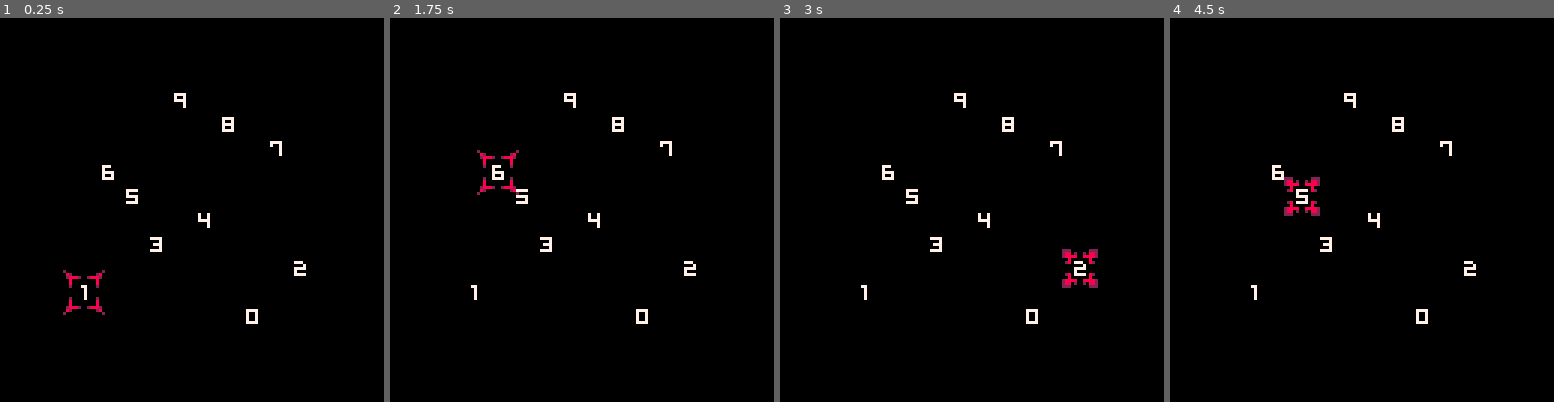
Above: before the commit, frames 1-4 (left to right).
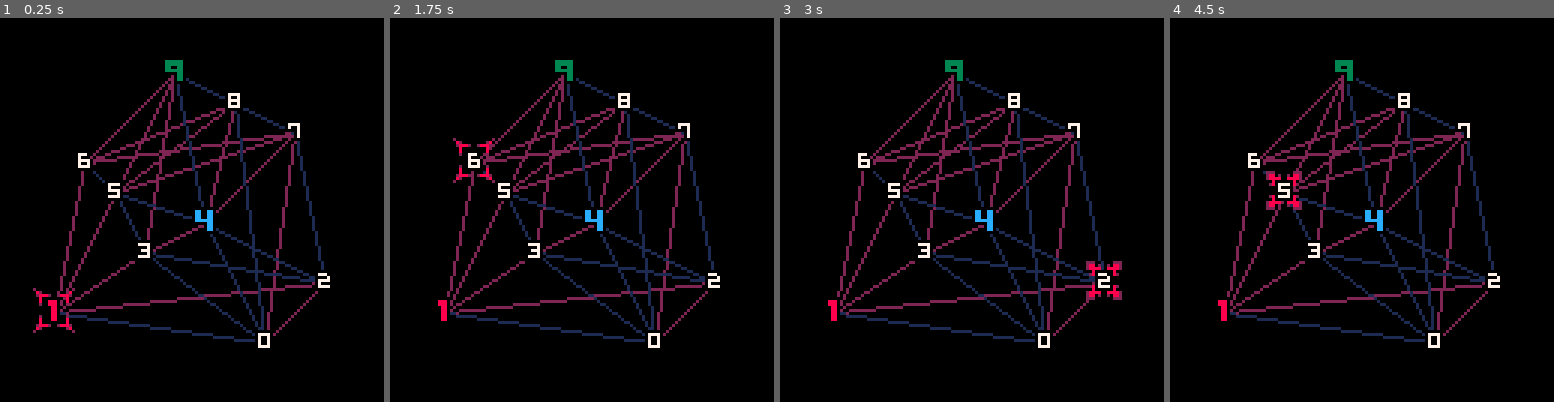
Above: after the commit, the same moments.

Repository: kisonecat/quarder
Game: PICO-8 cartridge fouro.p8
Two runs of this game, one before a commit and one after it. Both use one fixed random seed, a clock stepped at 60 frames per second and the inputs below.
Inputs:
- Up to frame 1 (0.25 s): no input
- Up to frame 2 (1.75 s): hold Right from 1.6 s (still down)
- Up to frame 3 (3 s): release Right at 2.1 s; hold Up 2.15-2.42 s; hold Right from 2.47 s (still down)
- Up to frame 4 (4.5 s): release Right at 3.03 s; hold Left 3.08-3.58 s; hold Down 3.63-3.97 s; hold Right from 4.02 s (still down)

The runs differ from the first frame. In frame 1, 8.5% of the frame differs, in the area x 8-86%, y 10-86%; in frame 2, 8.5%; in frame 3, 8.7%, in the area x 12-90%, y 10-86%; in frame 4, 8.6%.

Commit message:
bolded cards

Diff:
--- a/fouro.p8
+++ b/fouro.p8
@@ -8,11 +8,23 @@
 last_beat = 0
 
 labels = {}
+bolded = {}
 cards = {}
 
+selected = {}
+for i=1, 10 do
+   selected[i] = 0
+end
+selected[1] = 1
+selected[5] = 2
+selected[6] = 3
+
+color_order = { 8, 3, 12}
+
 function _init()
    for i=1, 10 do
       labels[i] = 48 + i - 1
+      bolded[i] = 48 - 16 + i - 1
    end
 
    shuffle()
@@ -82,22 +94,74 @@
    end
 end
 
-margin = (128 - 80) / 2
+tile_size = 10
+
+margin = (128 - tile_size * 10) / 2
 
 function board_x(x)
-   return (x-1)*8 + margin
+   return (x-1)*tile_size + margin
 end
 
 function board_y(y)
-   return 128 - 8 - ((y-1)*8 + margin)
+   return 128 - tile_size - ((y-1)*tile_size + margin)
+end
+
+function draw_edges(sense, color)
+   for i=1, 10 do
+      local ci = cards[i]
+      local xi = board_x(i) + 4
+      local yi = board_y(ci) + 4
+      for j=i+1, 10 do
+	 local cj = cards[j]
+	 local xj = board_x(j) + 4
+	 local yj = board_y(cj) + 4
+
+	 if ci * sense < cj * sense then
+	    local inbetween = false
+	    for k = i+1, j-1 do
+	       local ck = cards[k]
+
+	       if ci * sense < ck * sense and ck * sense < cj * sense then
+		  inbetween = true
+	       end
+	    end
+
+	    if inbetween == false then
+	       line( xi, yi, xj, yj, color )
+	    end
+	 end
+      end
+   end
 end
 
 function _draw()
    cls()
 
+   draw_edges( 1, 2 )
+   draw_edges( -1, 1 )
+
    for i=1, 10 do
       local c = cards[i]
-      spr( labels[c], board_x(i), board_y(c) )
+      if selected[i] == 0 then
+	 pal()
+	 pal(15, 0)
+	 spr( labels[c], board_x(i), board_y(c) )
+      else
+	 pal()
+	 pal(7, 0)
+	 spr( bolded[c], board_x(i)+1, board_y(c) )
+	 spr( bolded[c], board_x(i)-1, board_y(c) )
+	 spr( bolded[c], board_x(i), board_y(c)+1 )
+	 spr( bolded[c], board_x(i), board_y(c)-1 )
+
+	 spr( bolded[c], board_x(i)+1, board_y(c)+1)
+	 spr( bolded[c], board_x(i)-1, board_y(c)-1 )
+	 spr( bolded[c], board_x(i)-1, board_y(c)+1 )
+	 spr( bolded[c], board_x(i)+1, board_y(c)-1 )
+
+	 pal(7, color_order[ selected[i] ] )
+	 spr( bolded[c], board_x(i), board_y(c) )
+      end
    end
 
    if (time() - last_beat < 0.1) then
@@ -124,26 +189,27 @@
 00820000000028000022200000022200000000000000000000000000000000000000000000000000000000000000000000000000000000000000000000000000
 02000000000000200000000000000000000000000000000000000000000000000000000000000000000000000000000000000000000000000000000000000000
 00000000000000000000000000000000000000000000000000000000000000000000000000000000000000000000000000000000000000000000000000000000
-00000000000000000000000000000000000000000000000000000000000000000000000000000000000000000000000000000000000000000000000000000000
-00000000000000000000000000000000000000000000000000000000000000000000000000000000000000000000000000000000000000000000000000000000
-00000000000000000000000000000000000000000000000000000000000000000000000000000000000000000000000000000000000000000000000000000000
-00000000000000000000000000000000000000000000000000000000000000000000000000000000000000000000000000000000000000000000000000000000
-00000000000000000000000000000000000000000000000000000000000000000000000000000000000000000000000000000000000000000000000000000000
-00000000000000000000000000000000000000000000000000000000000000000000000000000000000000000000000000000000000000000000000000000000
-00000000000000000000000000000000000000000000000000000000000000000000000000000000000000000000000000000000000000000000000000000000
-00000000000000000000000000000000000000000000000000000000000000000000000000000000000000000000000000000000000000000000000000000000
-00000000000000000000000000000000000000000000000000000000000000000000000000000000000000000000000000000000000000000000000000000000
-00777700000770000077700000777700007007000077770000777000007777000077770000777700000000000000000000000000000000000000000000000000
-00700700000070000000070000000700007007000070000000700000007007000070070000700700000000000000000000000000000000000000000000000000
-00700700000070000077770000077700007777000077770000777700000007000077770000777700000000000000000000000000000000000000000000000000
-00700700000070000070000000000700000007000000070000700700000007000070070000000700000000000000000000000000000000000000000000000000
-00777700000070000077770000777700000007000077770000777700000007000077770000000700000000000000000000000000000000000000000000000000
-…(9 lines of a section not shown)…
+07777770007770000777777007777770077007700777777007777770077777700777777007777770000000000000000000000000000000000000000000000000
+07777770007770000777777007777770077007700777777007777770077777700777777007777770000000000000000000000000000000000000000000000000
+07700770000770000000077000000770077007700770000007700000077007700770077007700770000000000000000000000000000000000000000000000000
+07700770000770000777777000777770077777700777777007777770000007700777777007777770000000000000000000000000000000000000000000000000
+07700770000770000770000000000770000007700000077007700770000007700770077000000770000000000000000000000000000000000000000000000000
+07777770000770000777777007777770000007700777777007777770000007700777777000000770000000000000000000000000000000000000000000000000
+07777770000770000777777007777770000007700777777007777770000007700777777000000770000000000000000000000000000000000000000000000000
+00000000000000000000000000000000000000000000000000000000000000000000000000000000000000000000000000000000000000000000000000000000
+0ffffff000ffff000ffff0000ffffff00ffffff00ffffff00fffff000ffffff00ffffff00ffffff0000000000000000000000000000000000000000000000000
+0f7777f000f77f000f777f000f7777f00f7ff7f00f7777f00f777f000f7777f00f7777f00f7777f0000000000000000000000000000000000000000000000000
+0f7ff7f000ff7f000ffff7f00ffff7f00f7ff7f00f7ffff00f7fff000f7ff7f00f7ff7f00f7ff7f0000000000000000000000000000000000000000000000000
+0f7ff7f0000f7f000f7777f000f777f00f7777f00f7777f00f7777f00ffff7f00f7777f00f7777f0000000000000000000000000000000000000000000000000
+0f7ff7f0000f7f000f7ffff00ffff7f00ffff7f00ffff7f00f7ff7f00000f7f00f7ff7f00ffff7f0000000000000000000000000000000000000000000000000
+0f7777f0000f7f000f7777f00f7777f00000f7f00f7777f00f7777f00000f7f00f7777f00000f7f0000000000000000000000000000000000000000000000000
+0ffffff0000fff000ffffff00ffffff00000fff00ffffff00ffffff00000fff00ffffff00000fff0000000000000000000000000000000000000000000000000
+…(9 lines of a section not shown)…
